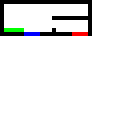
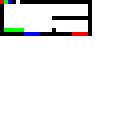
Layers edited between the first and the second w=128, h=128 image:
painted on "Layer 2" over 0, 0, 20, 4
